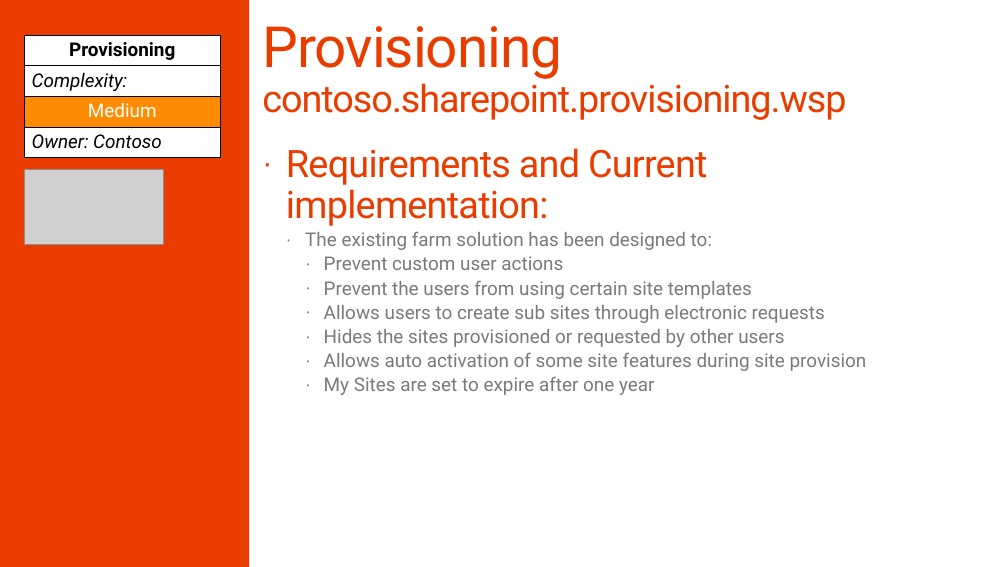
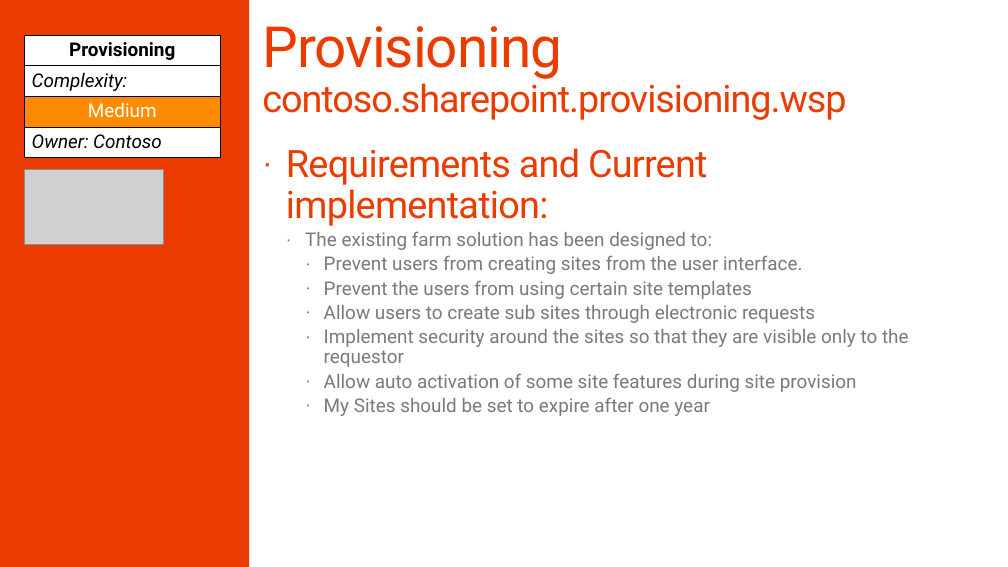
Before and after one commit to SharePoint/PnP-Guidance, a slide deck: slide 22 of PnP Transformation Process/Samples/PnP Transformation - Solution Assessment Report - Contoso.pptx. Drawn at 1008x567 pixels with LibreOffice and Linux fonts; fonts in the diff are those of the drawing; grey boxes stand for pictures; background and template pictures are left out. Boxes give left, top, right and bottom in pixels: in the first picture for what was removed or moved away, otherwise in the second. Text is boxed around its words. In the diff, an @@ line names an element or a change of style, - is before the commit and + after.

Commit message:
Changes to sample documents

```diff
--- a/PnP Transformation Process/Samples/PnP Transformation - Solution Assessment Report - Contoso.pptx
+++ b/PnP Transformation Process/Samples/PnP Transformation - Solution Assessment Report - Contoso.pptx
@@ text at [324,255,802,274]: text changed @@
-    · Prevent custom user actions
+    · Prevent users from creating sites from the user interface.
@@ text at [324,305,909,416]: text changed @@
-    · Allows users to create sub sites through electronic requests
-    · Hides the sites provisioned or requested by other users
-    · Allows auto activation of some site features during site provision
-    · My Sites are set to expire after one year
+    · Allow users to create sub sites through electronic requests
+    · Implement security around the sites so that they are visible only to the requestor
+    · Allow auto activation of some site features during site provision
+    · My Sites should be set to expire after one year
```
